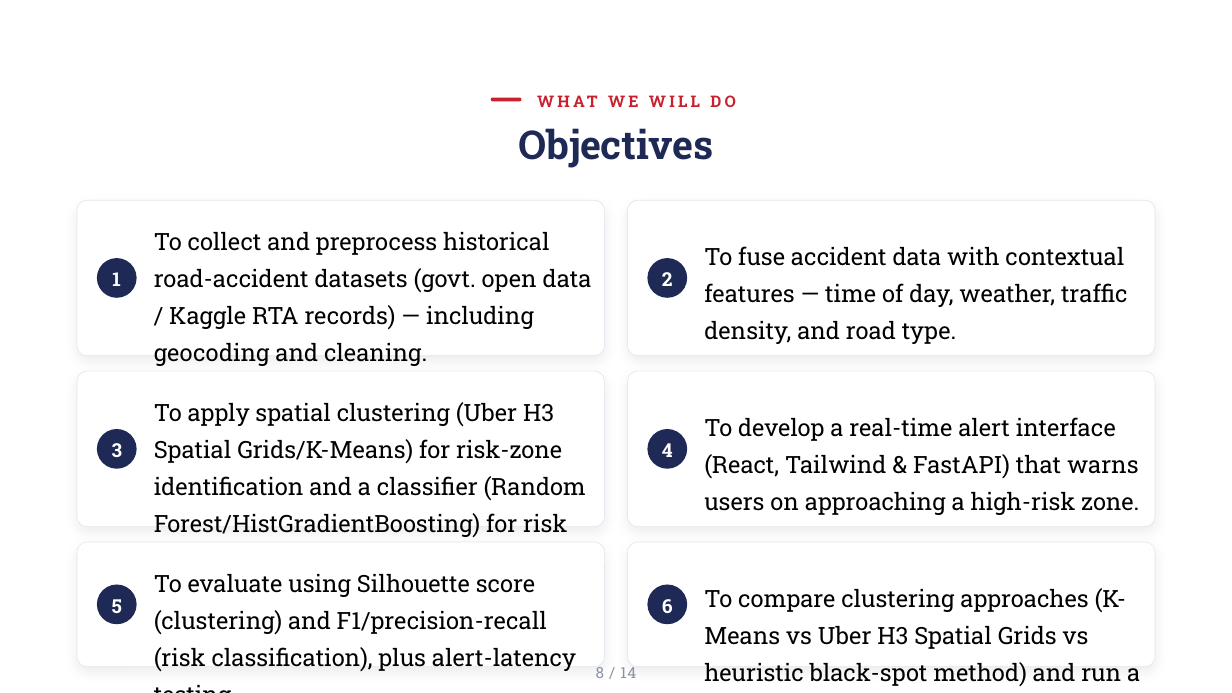
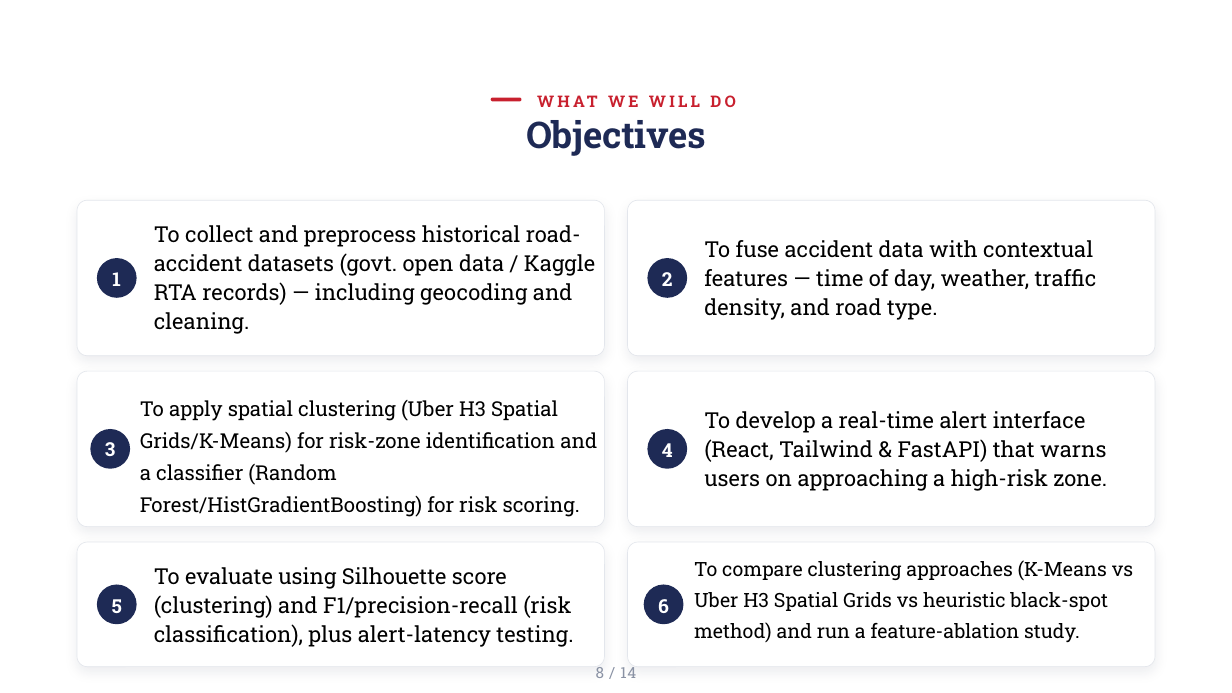
Before and after one commit to Shanmukhcr7/SafeRoute-AI, a slide deck: slide 8 of AI_Road_Accident_RiskZone_Detection_Review1_UPDATED_FIXED.pptx. Drawn at 1232x693 pixels with LibreOffice and Linux fonts; fonts in the diff are those of the drawing; background and template pictures are left out. Boxes give left, top, right and bottom in pixels: in the first picture for what was removed or moved away, otherwise in the second. Text is boxed around its words. In the diff, an @@ line names an element or a change of style, - is before the commit and + after.

```diff
--- a/AI_Road_Accident_RiskZone_Detection_Review1_UPDATED_FIXED.pptx
+++ b/AI_Road_Accident_RiskZone_Detection_Review1_UPDATED_FIXED.pptx
@@ text "Objectives" at <box>526,120,706,156</box>: size 46.5 to 43 pt; line spacing 1 to 0.8 @@
@@ text "To apply spatial clustering (Uber ...": place and size @@
-text "To apply spatial clustering (Uber ..." at <box>154,402,586,537</box>
+text "To apply spatial clustering (Uber ..." at <box>140,400,597,517</box>
@@ text "To apply spatial clustering (Uber ..." at <box>140,400,597,517</box>: size 27.8 to 24 pt @@
@@ text "3": place and size @@
-text "3" at <box>112,443,122,457</box>
+text "3" at <box>105,442,115,456</box>
@@ ellipse: place and size @@
-ellipse at <box>97,429,137,469</box>
+ellipse at <box>91,429,131,469</box>
@@ size 27.8 to 25.7 pt; line spacing 1.3 to 1.1 in 4 elements at <box>154,225,595,334</box>, <box>704,240,1097,320</box>, <box>704,411,1107,491</box>, <box>154,567,573,647</box> @@
@@ text "To compare clustering approaches (K-Means ...": place and size @@
-text "To compare clustering approaches (K-Means ..." at <box>704,588,1140,686</box>
+text "To compare clustering approaches (K-Means ..." at <box>694,560,1133,642</box>
@@ text "To compare clustering approaches (K-Means ..." at <box>694,560,1133,642</box>: size 27.8 to 23 pt @@
@@ text "6": place and size @@
-text "6" at <box>662,599,673,613</box>
+text "6" at <box>658,599,669,613</box>
```
Also in this commit, not shown: 13 other slides changed, 4 other files.
